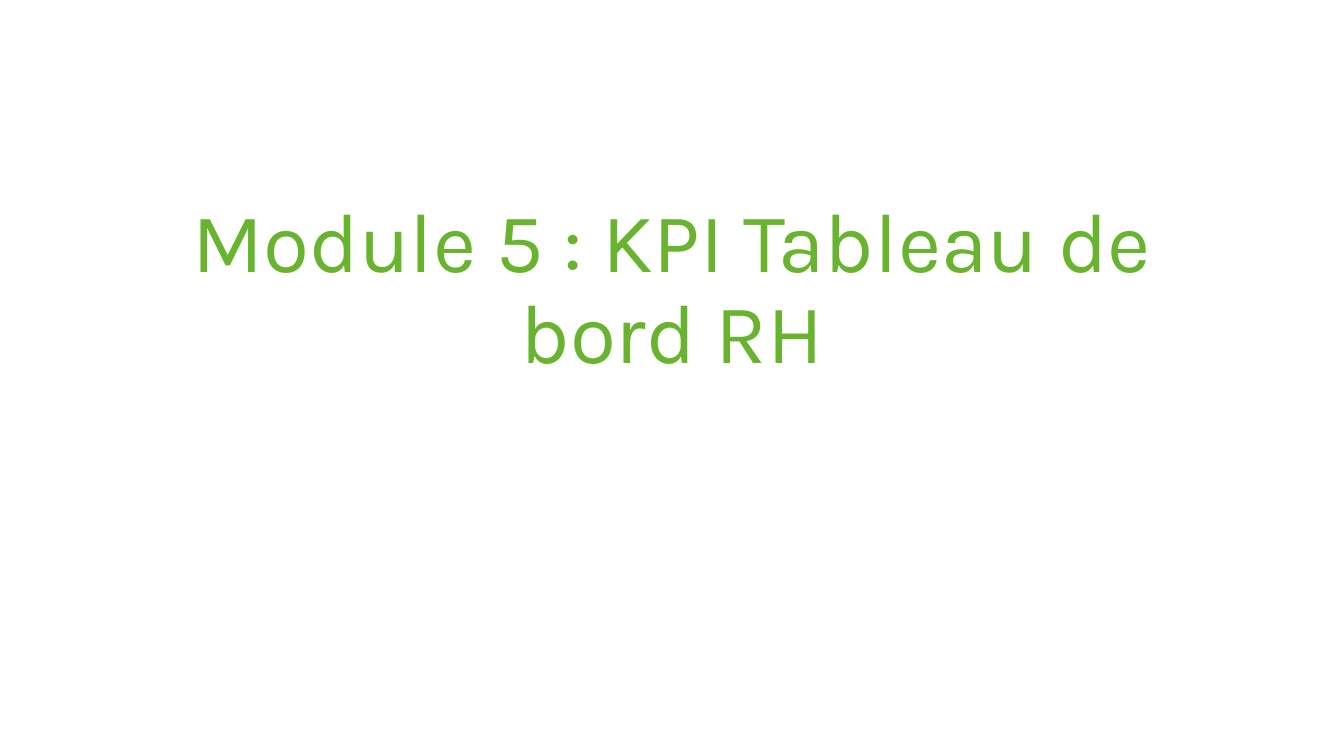
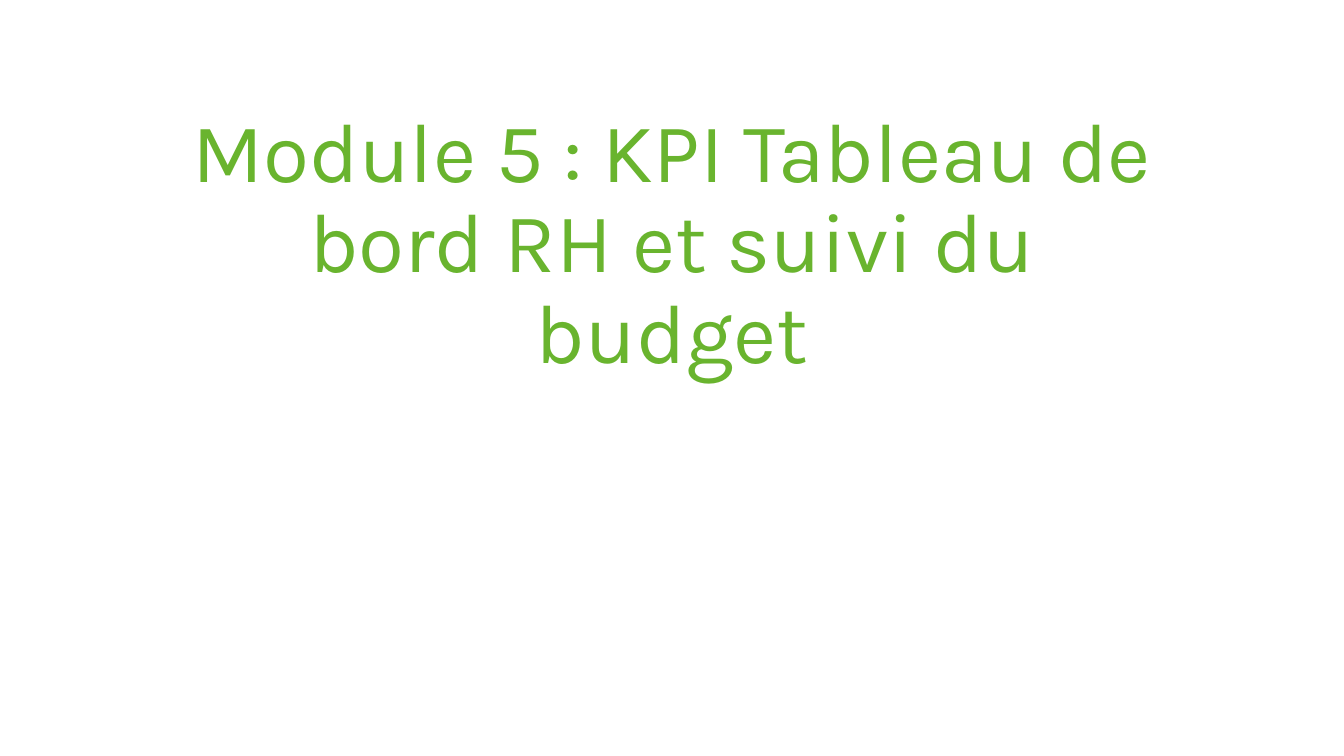
Before and after one commit to HenintsoaJunior/GESTION-RH, a slide deck: slide 2 of TODO/Conception/Maquette/maquette.pptx. Drawn at 1344x756 pixels with LibreOffice and Linux fonts; fonts in the diff are those of the drawing. Boxes give left, top, right and bottom in pixels: in the first picture for what was removed or moved away, otherwise in the second. Text is boxed around its words. In the diff, an @@ line names an element or a change of style, - is before the commit and + after.

```diff
--- a/TODO/Conception/Maquette/maquette.pptx
+++ b/TODO/Conception/Maquette/maquette.pptx
@@ title at bbox=[192, 124, 1151, 383]: text changed @@
-Module 5 : KPI Tableau de bord RH
+Module 5 : KPI Tableau de bord RH et suivi du budget
```
Also in this commit, not shown: 1 slide added, 1 slide removed.
